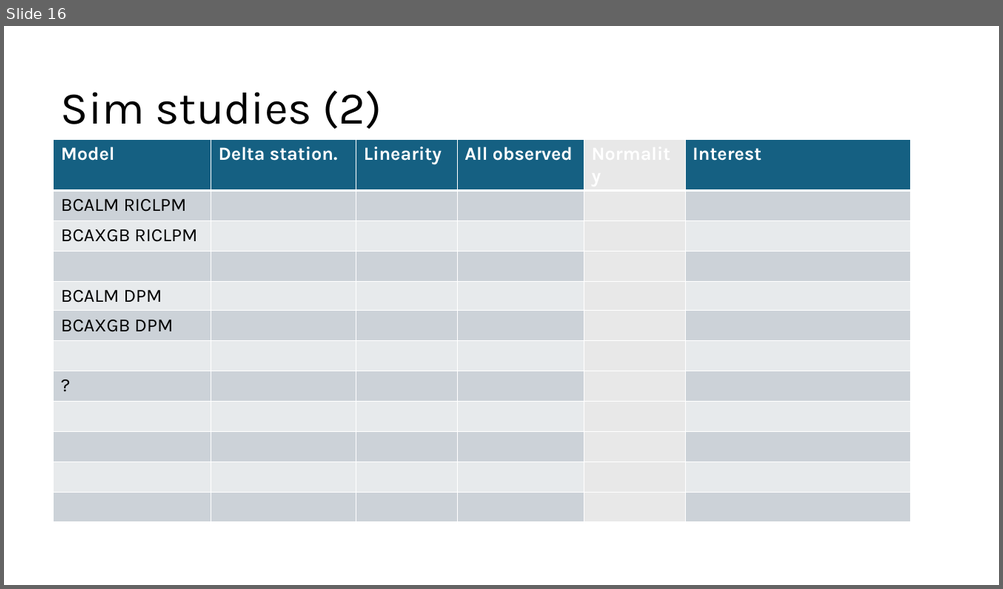
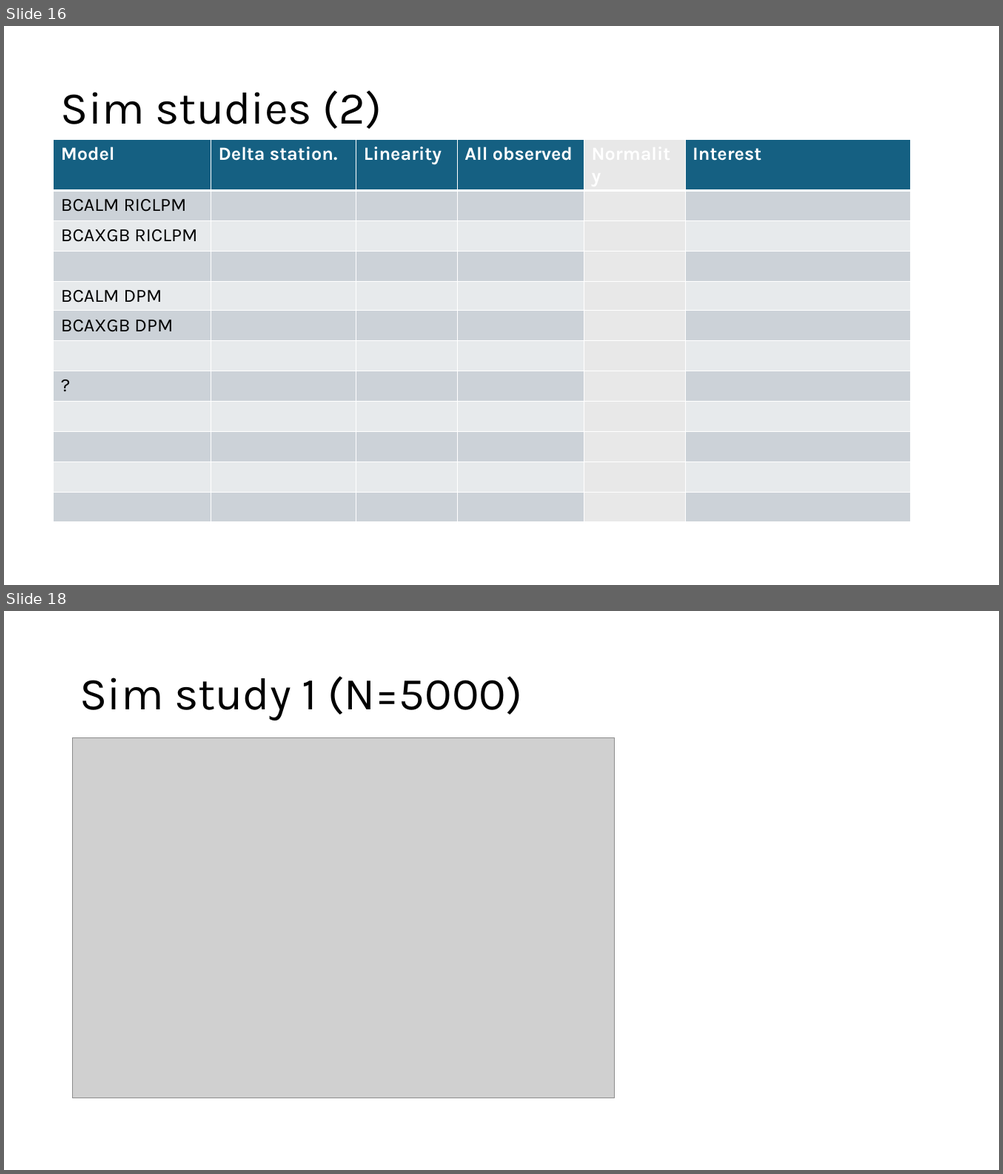
Before and after one commit to EmmaDirk/MachineLearning-BCA, a slide deck: 04_presentations/01_powerpoint/04_Jeroen_Ellen_Axel_17-03-25.pptx. Shown one above the other, each under a label of ours: slide 16 before the commit, slides 16 and 18 after it; the slides between them are not shown. The pictures are 1003x589 and 1003x1174 pixels, drawn with LibreOffice and Linux fonts; fonts in the diff are those of the drawing; grey boxes stand for pictures. Boxes give left, top, right and bottom in pixels: in the first picture for what was removed or moved away, otherwise in the second. Text is boxed around its words. In the diff, an @@ line names an element or a change of style, - is before the commit and + after.

```diff
--- a/04_presentations/01_powerpoint/04_Jeroen_Ellen_Axel_17-03-25.pptx
+++ b/04_presentations/01_powerpoint/04_Jeroen_Ellen_Axel_17-03-25.pptx
@@ slide 18 added at bbox=[4, 611, 999, 1170], background #FFFFFF @@
@@ title added at bbox=[79, 676, 523, 721], 44 pt, text #000000 @@
+Sim study 1 (N=5000)
@@ picture added at bbox=[73, 738, 614, 1098] @@
```
Also in this commit, not shown: 3 other slides added, 26 other files.
